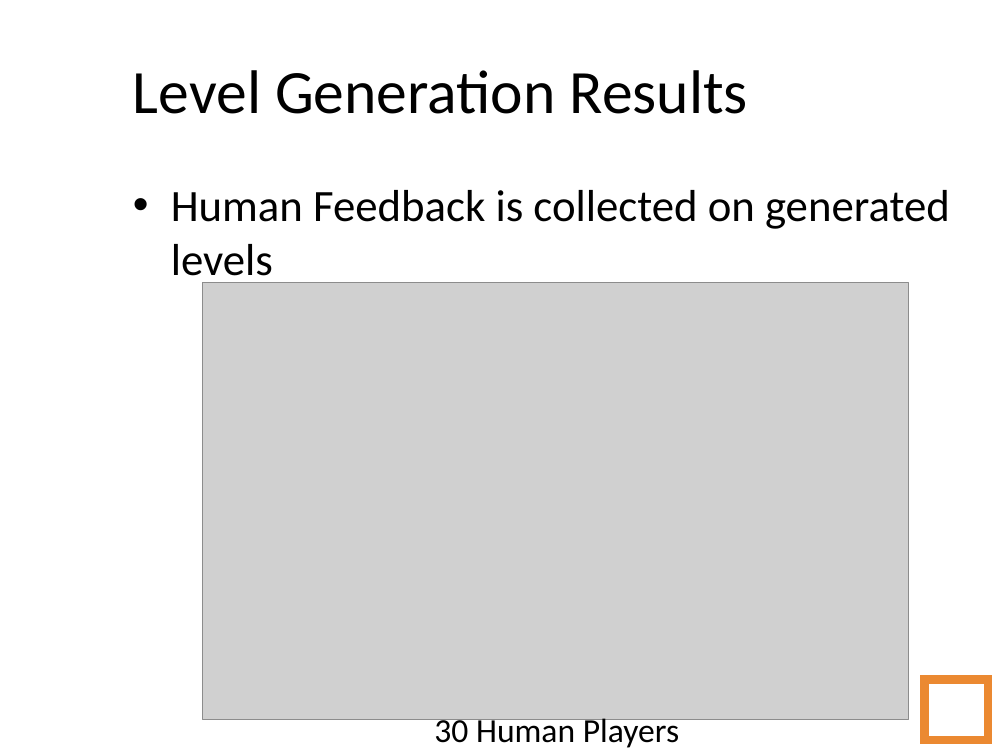
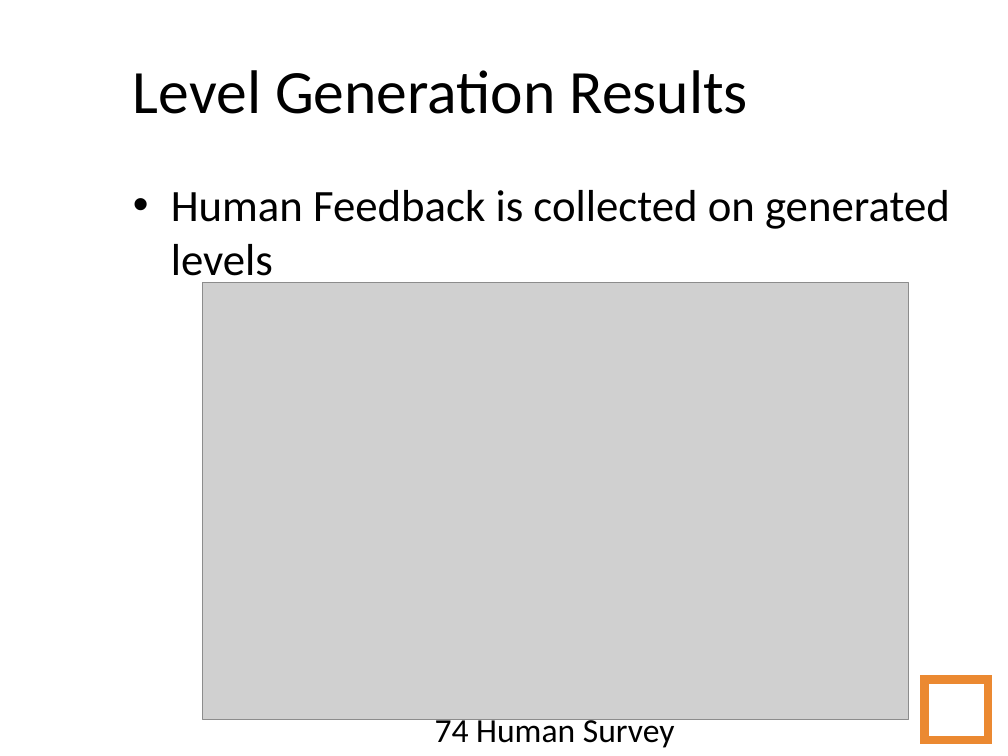
Before and after one commit to amidos2006/Automatic-Game-Script-Generation, a slide deck: slide 68 of Presentation/Automatic Game Script Generation.ppt. Drawn at 1008x756 pixels with LibreOffice and Linux fonts; fonts in the diff are those of the drawing; grey boxes stand for pictures; background and template pictures are left out. Boxes give left, top, right and bottom in pixels: in the first picture for what was removed or moved away, otherwise in the second. Text is boxed around its words. In the diff, an @@ line names an element or a change of style, - is before the commit and + after.

```diff
--- a/Presentation/Automatic Game Script Generation.ppt
+++ b/Presentation/Automatic Game Script Generation.ppt
@@ text at bbox=[435, 714, 675, 748]: text changed @@
-30 Human Players
+74 Human Survey
```
Also in this commit, not shown: 7 other slides changed.
